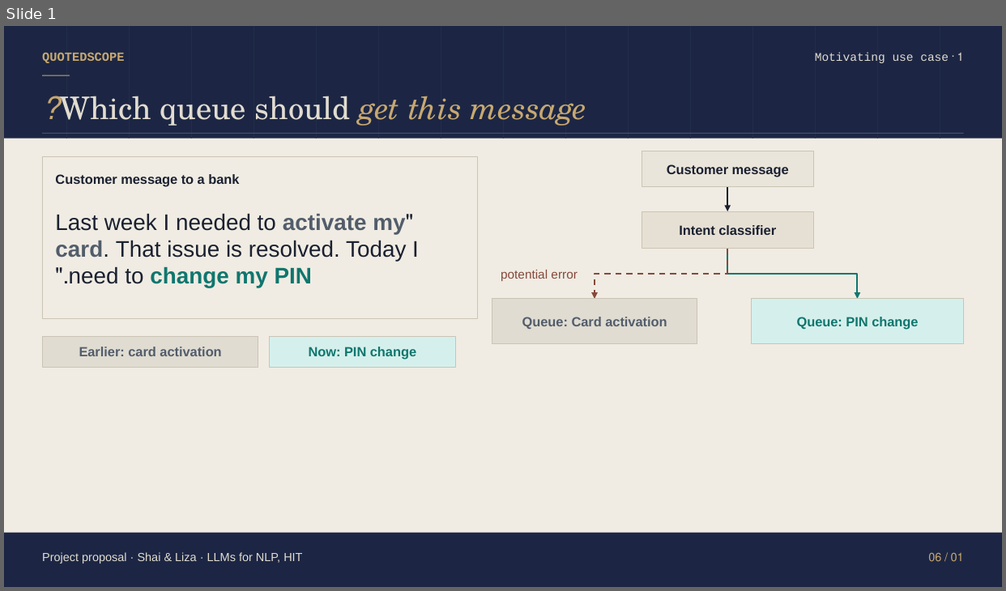
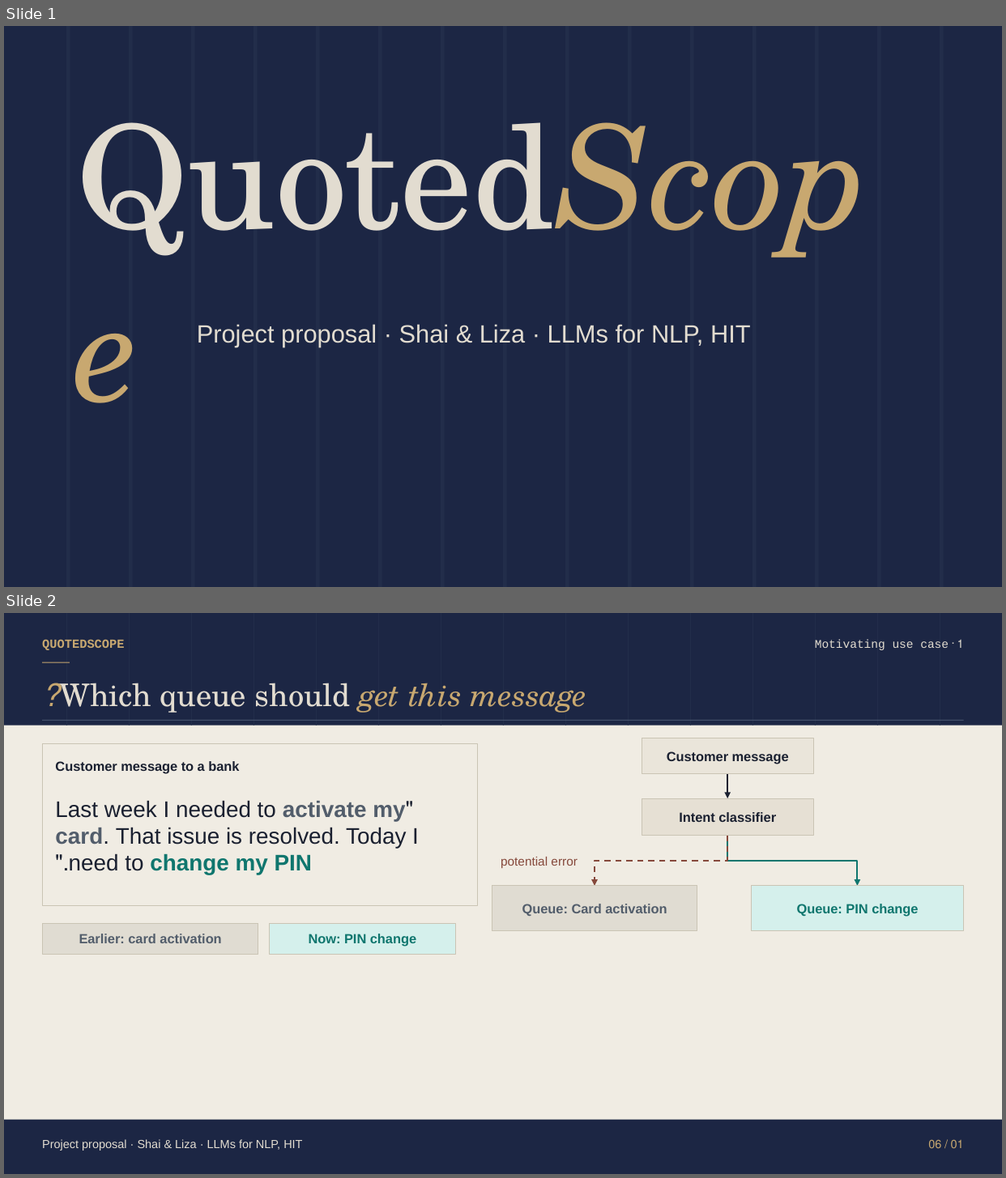
Before and after one commit to shaico111/QuotedScope, a slide deck: slides/proposal/Proposal.pptx. Shown one above the other, each under a label of ours: slide 1 before the commit, slides 1 and 2 after it. The pictures are 1006x591 and 1006x1178 pixels, drawn with LibreOffice and Linux fonts; fonts in the diff are those of the drawing. Boxes give left, top, right and bottom in pixels: in the first picture for what was removed or moved away, otherwise in the second. Text is boxed around its words. In the diff, an @@ line names an element or a change of style, - is before the commit and + after.

```diff
--- a/slides/proposal/Proposal.pptx
+++ b/slides/proposal/Proposal.pptx
@@ slide 1 added at [4, 26, 1002, 587], background #F0ECE3 @@
@@ rectangle added at [4, 26, 1002, 587], fill #1C2644 @@
@@ rectangle added at [66, 26, 70, 587], fill #222D4A @@
@@ rectangle added at [129, 26, 133, 587], fill #222D4A @@
@@ rectangle added at [191, 26, 195, 587], fill #222D4A @@
@@ rectangle added at [253, 26, 257, 587], fill #222D4A @@
@@ rectangle added at [316, 26, 320, 587], fill #222D4A @@
@@ rectangle added at [378, 26, 382, 587], fill #222D4A @@
@@ rectangle added at [441, 26, 444, 587], fill #222D4A @@
@@ rectangle added at [503, 26, 507, 587], fill #222D4A @@
@@ rectangle added at [565, 26, 569, 587], fill #222D4A @@
@@ rectangle added at [628, 26, 632, 587], fill #222D4A @@
@@ rectangle added at [691, 26, 694, 587], fill #222D4A @@
@@ rectangle added at [752, 26, 756, 587], fill #222D4A @@
@@ rectangle added at [815, 26, 819, 587], fill #222D4A @@
@@ rectangle added at [878, 26, 881, 587], fill #222D4A @@
@@ rectangle added at [940, 26, 944, 587], fill #222D4A @@
@@ text added at [77, 168, 930, 348], 138 pt, text #E2DCD0 @@
+QuotedScope
@@ text added at [197, 324, 751, 348], 24 pt, text #E2DCD0 @@
+Project proposal · Shai & Liza · LLMs for NLP, HIT
@@ what was slide 1 is now slide 2 @@
```
